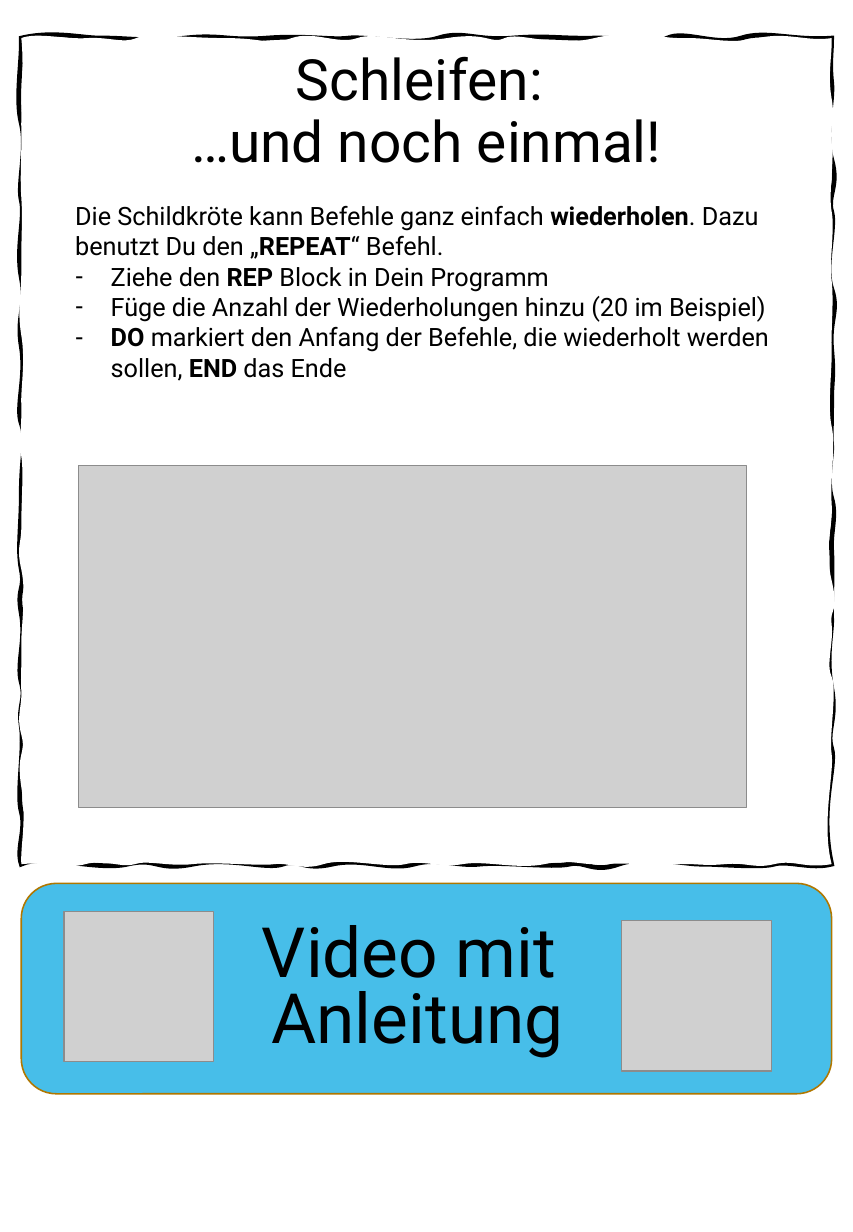
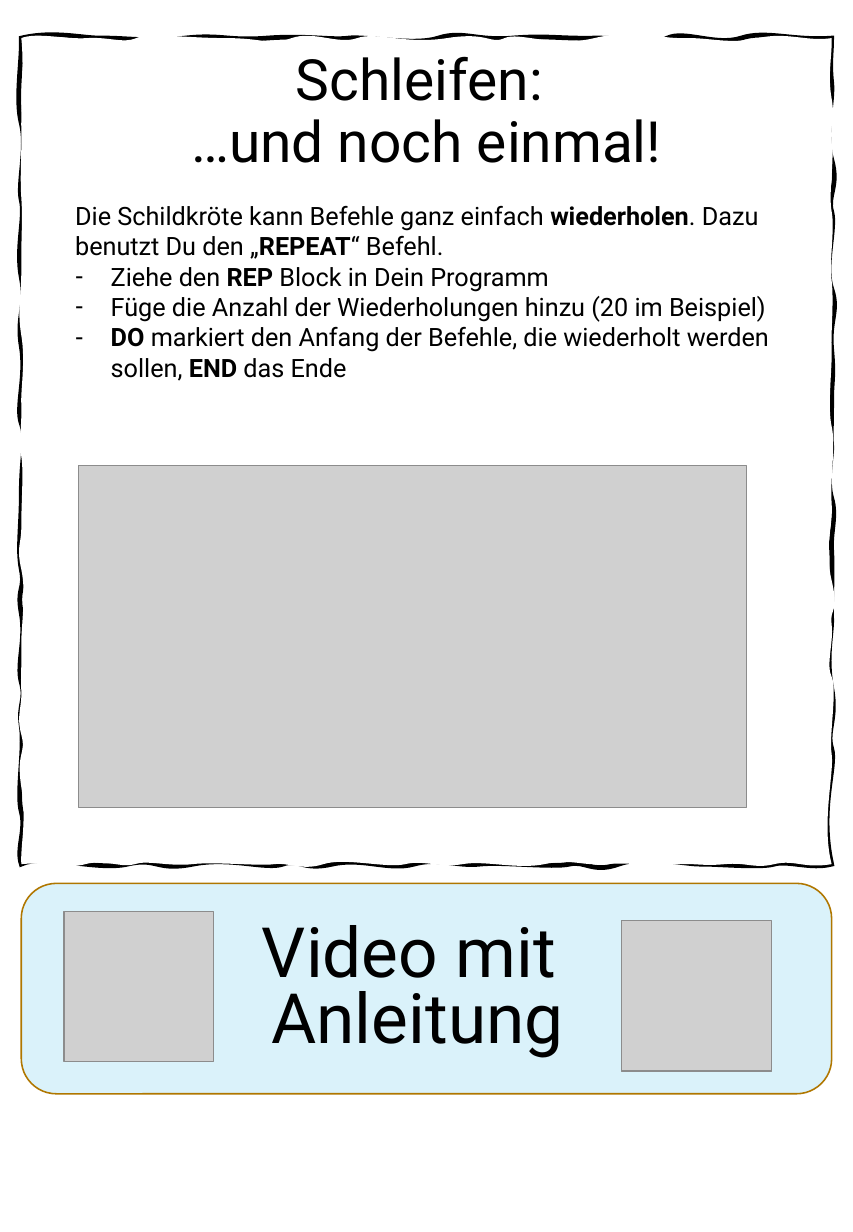
Before and after one commit to KidsLabDe/ProgrammierenInMinecraft_Videokurs, a slide deck: slide 3 of Lernkarten/Level3 - Gruppen-Bau-Challenge.pptx. Drawn at 853x1232 pixels with LibreOffice and Linux fonts; fonts in the diff are those of the drawing; grey boxes stand for pictures; background and template pictures are left out. Boxes give left, top, right and bottom in pixels: in the first picture for what was removed or moved away, otherwise in the second. Text is boxed around its words. In the diff, an @@ line names an element or a change of style, - is before the commit and + after.

```diff
--- a/Lernkarten/Level3 - Gruppen-Bau-Challenge.pptx
+++ b/Lernkarten/Level3 - Gruppen-Bau-Challenge.pptx
@@ rounded rectangle at <box>22,884,831,1094</box>: fill #47BEE9 to #DAF2FA @@
```
Also in this commit, not shown: 3 other slides changed, 6 other files.
